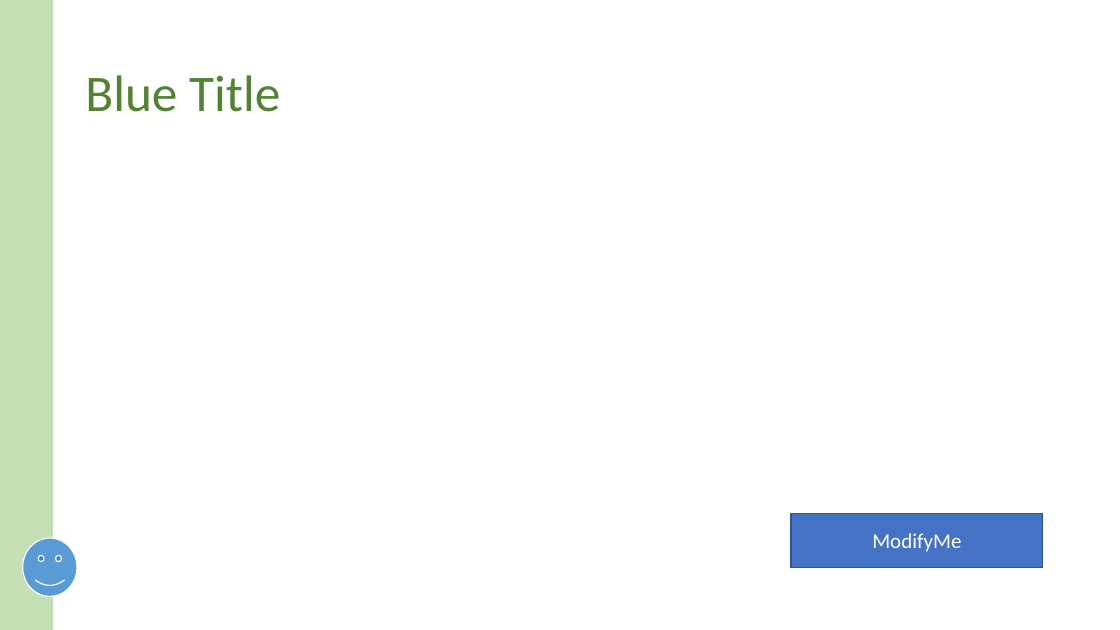
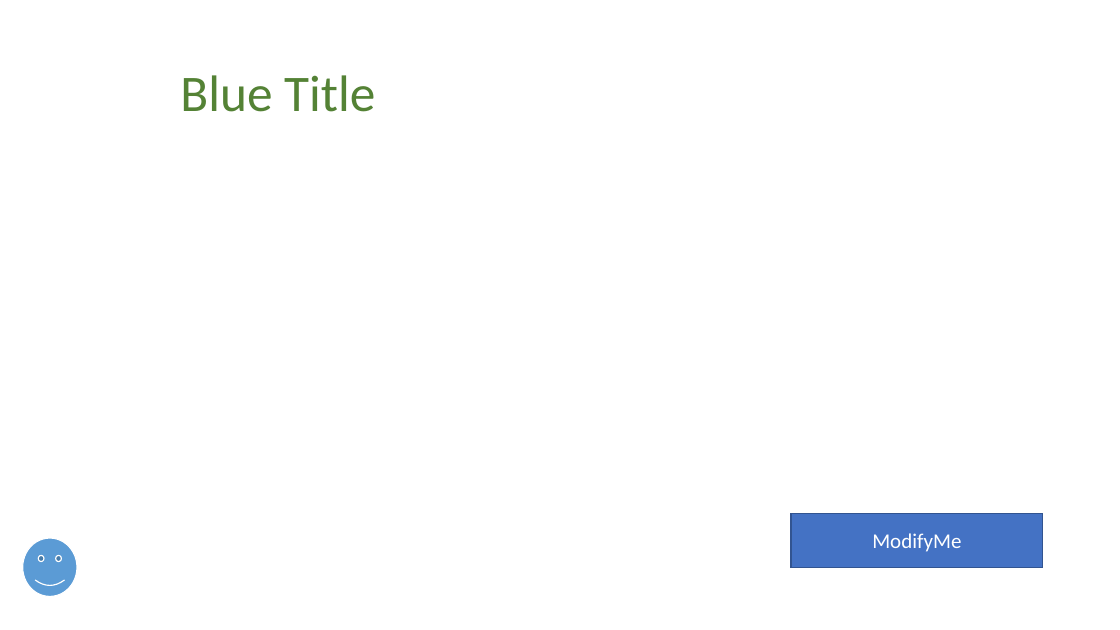
Before and after one commit to singerla/pptx-automizer, a slide deck: slide 3 of __tests__/pptx-templates/SlideMasters.pptx. Drawn at 1120x630 pixels with LibreOffice and Linux fonts; fonts in the diff are those of the drawing; background and template pictures are left out. Boxes give left, top, right and bottom in pixels: in the first picture for what was removed or moved away, otherwise in the second. Text is boxed around its words. In the diff, an @@ line names an element or a change of style, - is before the commit and + after.

Commit message:
fix(master): rels path for images coming with  autoImportSlideMasters

```diff
--- a/__tests__/pptx-templates/SlideMasters.pptx
+++ b/__tests__/pptx-templates/SlideMasters.pptx
@@ rectangle removed at (0,0,53,630) @@
@@ title "Blue Title": place and size @@
-title "Blue Title" at (85,75,280,112)
+title "Blue Title" at (180,75,375,112)
```
Also in this commit, not shown: 6 other files.
